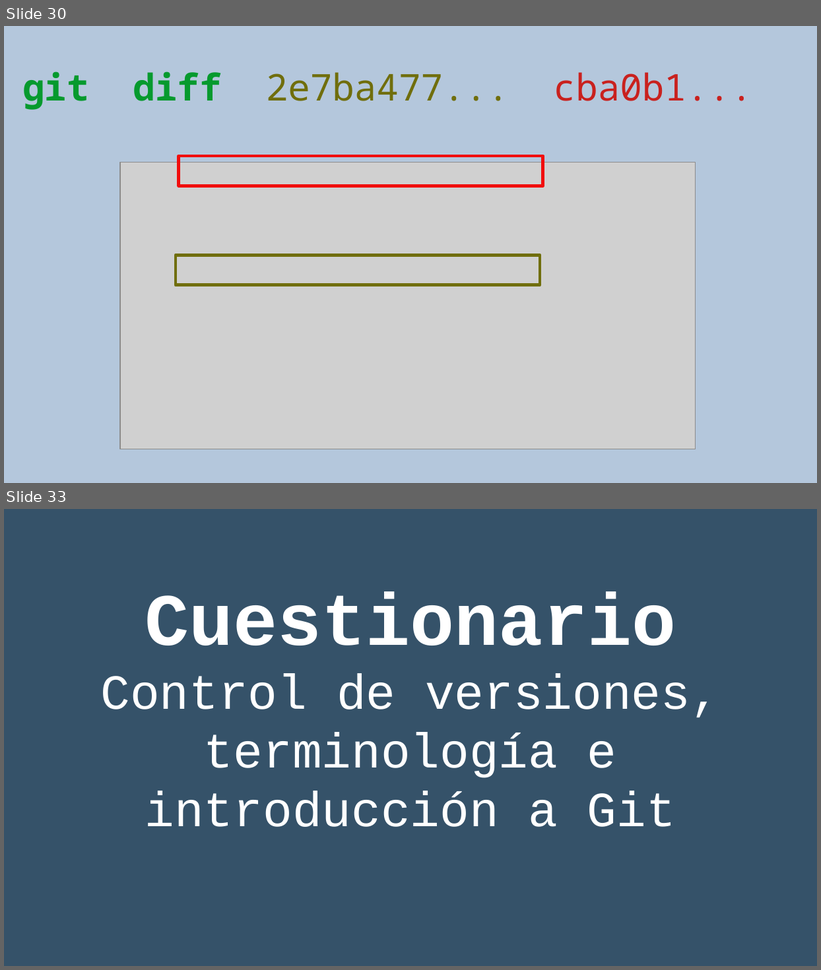
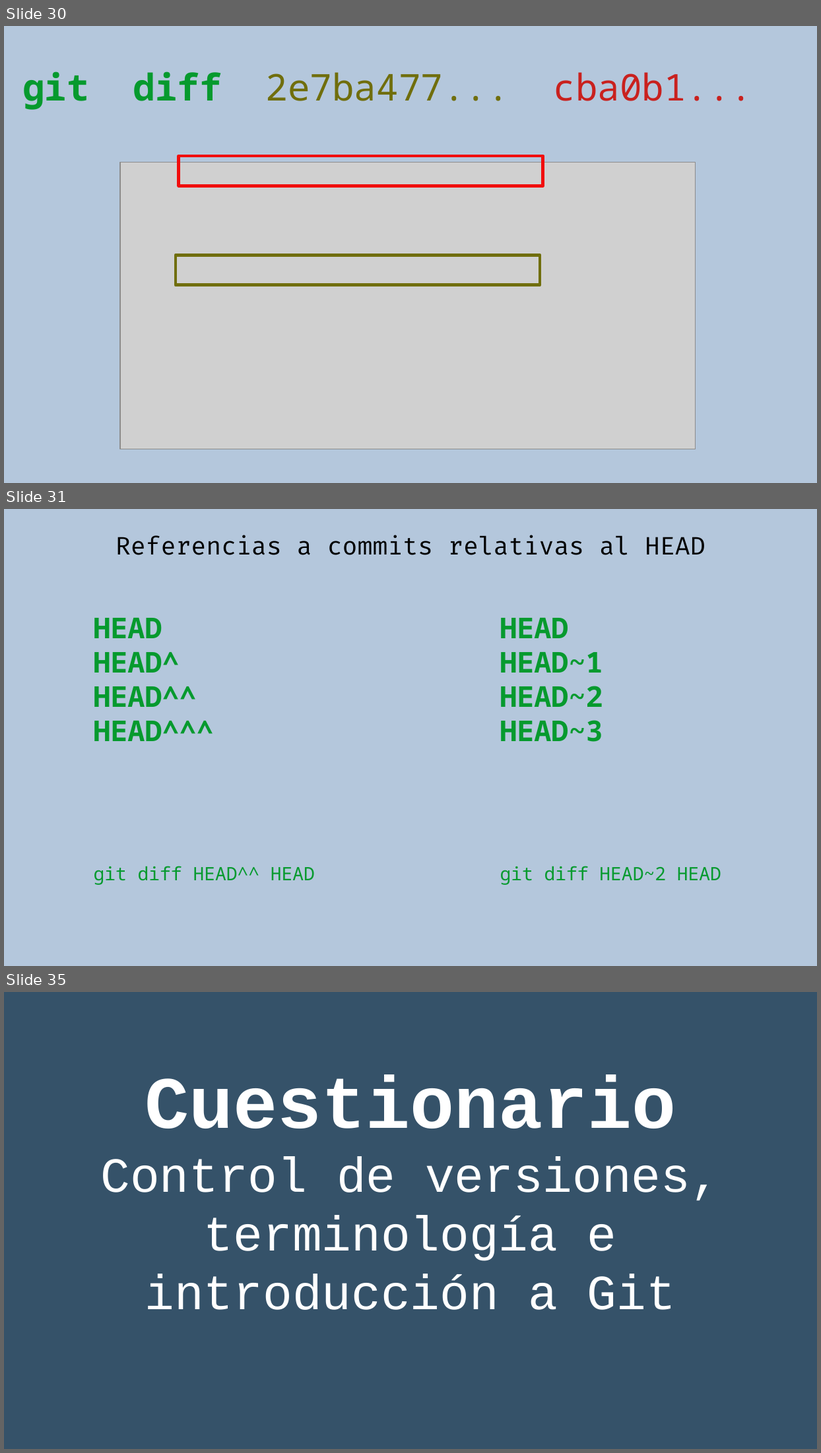
Before and after one commit to rgmf/eed2425, a slide deck: ut/02_control_de_versiones/presentacion/02_git_local.odp. Shown one above the other, each under a label of ours: slides 30 and 33 before the commit, slides 30, 31 and 35 after it; the slides between them are not shown. The pictures are 821x970 and 821x1453 pixels, drawn with LibreOffice and Linux fonts; fonts in the diff are those of the drawing; grey boxes stand for pictures. Boxes give left, top, right and bottom in pixels: in the first picture for what was removed or moved away, otherwise in the second. Text is boxed around its words. In the diff, an @@ line names an element or a change of style, - is before the commit and + after.

Commit message:
UT2: presentation.

```diff
--- a/ut/02_control_de_versiones/presentacion/02_git_local.odp
+++ b/ut/02_control_de_versiones/presentacion/02_git_local.odp
@@ slide 31 added at <box>4,509,817,966</box>, background #B4C7DC @@
@@ subtitle added at <box>116,535,706,555</box>, 24 pt, text #000000 @@
+Referencias a commits relativas al HEAD
@@ text added at <box>93,618,213,741</box>, 28 pt, text #069A2E, bold @@
+HEAD
+HEAD^
+HEAD^^
+HEAD^^^
@@ text added at <box>500,618,603,742</box>, 28 pt, text #069A2E, bold @@
+HEAD
+HEAD~1
+HEAD~2
+HEAD~3
@@ text added at <box>94,866,315,885</box>, 18 pt, text #069A2E @@
+git diff HEAD^^ HEAD
@@ text added at <box>500,866,721,885</box>, 18 pt, text #069A2E @@
+git diff HEAD~2 HEAD
@@ what was slide 33 is now slide 35 @@
```
Also in this commit, not shown: 1 other slide added.
